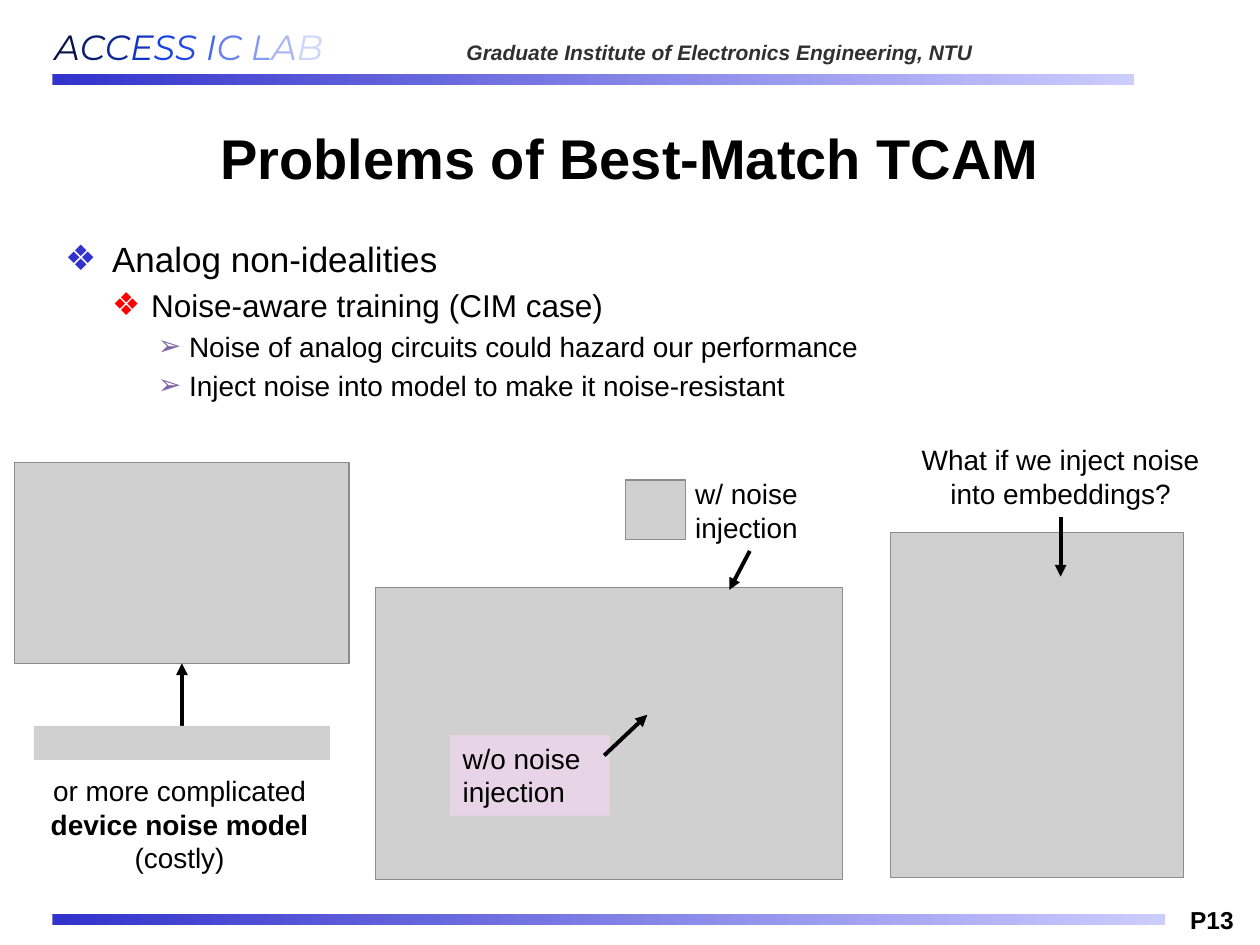
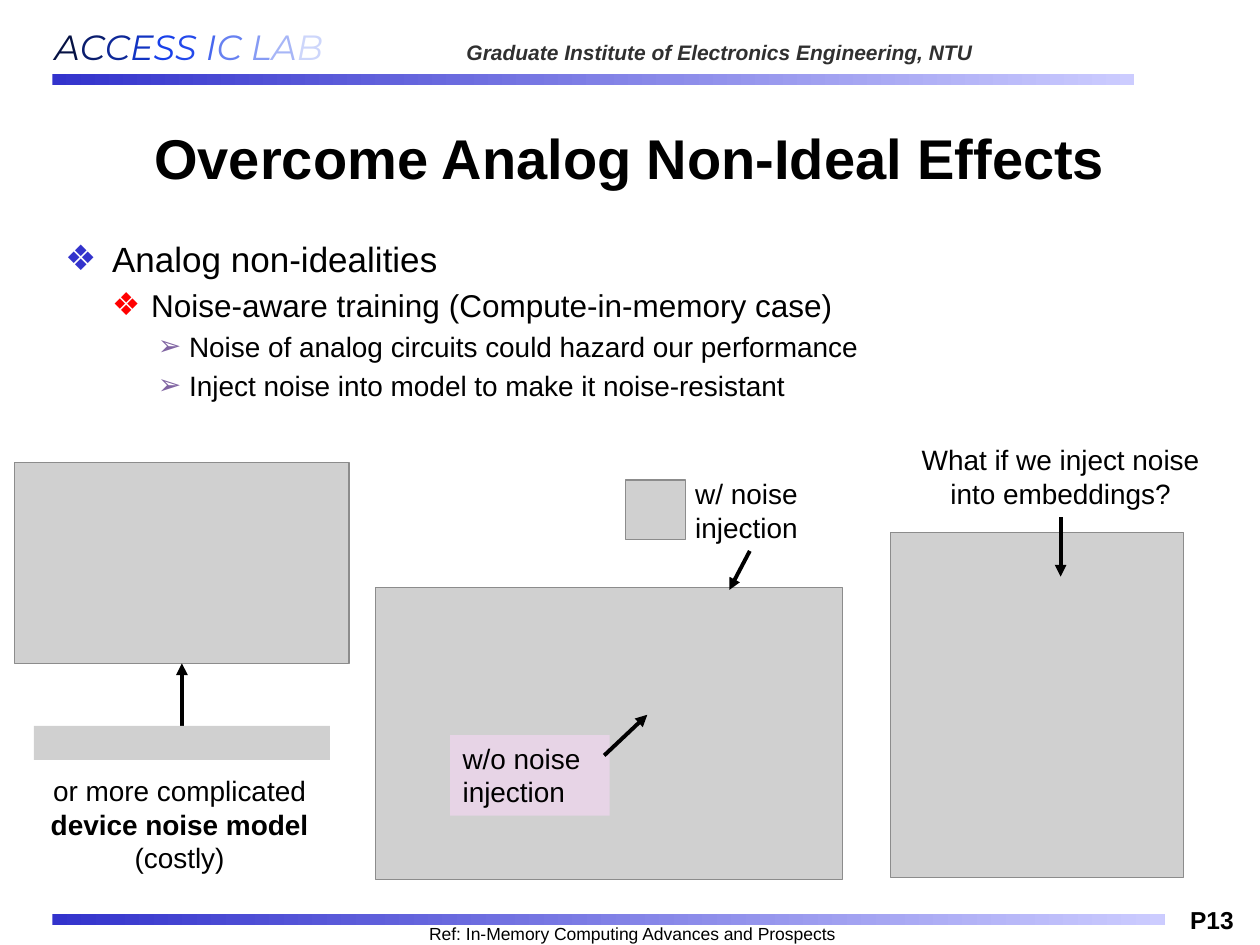
Before and after one commit to Oniontow/AndyWu_Project, a slide deck: slide 13 of IMS_NEW.pptx. Drawn at 1260x945 pixels with LibreOffice and Linux fonts; fonts in the diff are those of the drawing; grey boxes stand for pictures; background and template pictures are left out. Boxes give left, top, right and bottom in pixels: in the first picture for what was removed or moved away, otherwise in the second. Text is boxed around its words. In the diff, an @@ line names an element or a change of style, - is before the commit and + after.

```diff
--- a/IMS_NEW.pptx
+++ b/IMS_NEW.pptx
@@ title at bbox=[154, 138, 1104, 190]: text changed @@
-Problems of Best-Match TCAM
+Overcome Analog Non-Ideal Effects
@@ text at bbox=[151, 294, 832, 323]: text changed @@
-  ❖ Noise-aware training (CIM case)
+  ❖ Noise-aware training (Compute-in-memory case)
@@ text added at bbox=[429, 927, 836, 944], 10 pt, text #000000 @@
+Ref: In-Memory Computing Advances and Prospects
```
Also in this commit, not shown: 10 other slides changed, 1 slide added.
